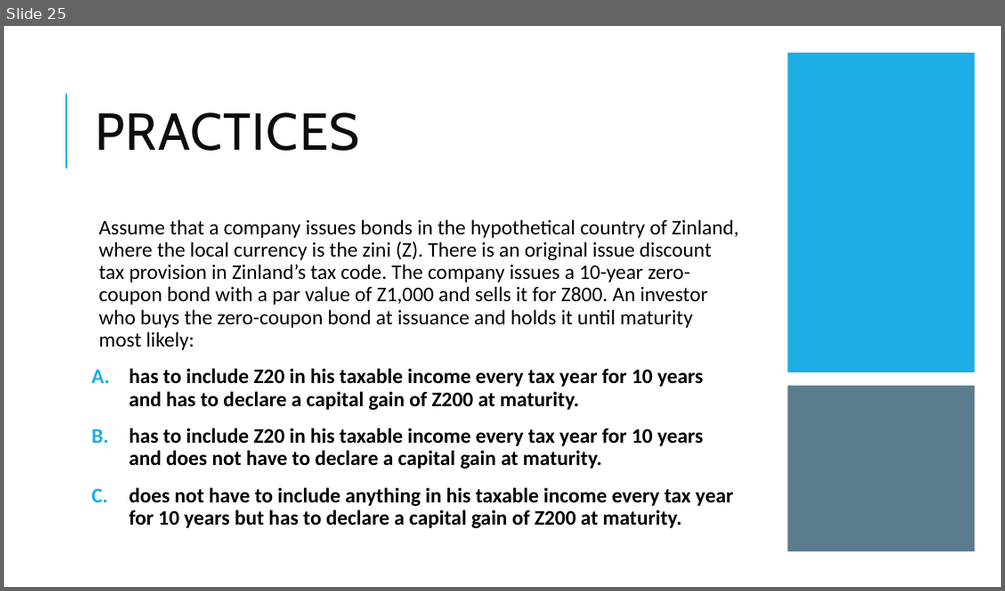
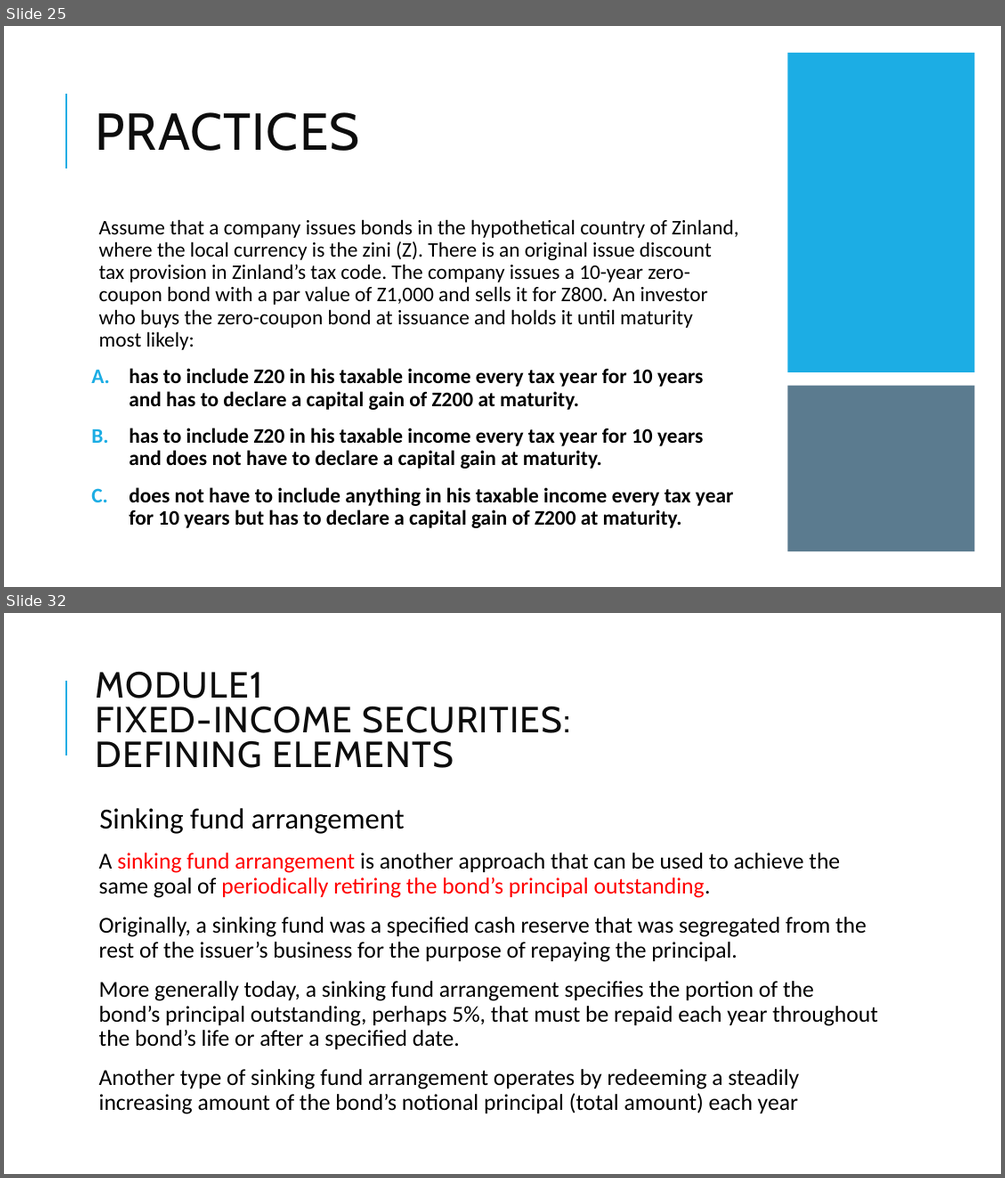
Before and after one commit to Isco0530/data, a slide deck: Fixed Income.pptx. Shown one above the other, each under a label of ours: slide 25 before the commit, slides 25 and 32 after it; the slides between them are not shown. The pictures are 1005x591 and 1005x1178 pixels, drawn with LibreOffice and Linux fonts; fonts in the diff are those of the drawing. Boxes give left, top, right and bottom in pixels: in the first picture for what was removed or moved away, otherwise in the second. Text is boxed around its words. In the diff, an @@ line names an element or a change of style, - is before the commit and + after.

```diff
--- a/Fixed Income.pptx
+++ b/Fixed Income.pptx
@@ slide 32 added at box(4, 613, 1001, 1174), background #FFFFFF; not listed: 1 template element that a slide beside it also shows @@
@@ title added at box(95, 672, 571, 768), 35 pt, text #0D0D0D @@
+MODULE1
+FIXED-INCOME SECURITIES:
+DEFINING ELEMENTS
@@ text added at box(99, 808, 878, 1114), 22 pt, text #000000 @@
+  Sinking fund arrangement
+  A sinking fund arrangement is another approach that can be used to achieve the same goal of periodically retiring the bond’s principal outstanding.
+  Originally, a sinking fund was a specified cash reserve that was segregated from the rest of the issuer’s business for the purpose of repaying the principal.
+  More generally today, a sinking fund arrangement specifies the portion of the bond’s principal outstanding, perhaps 5%, that must be repaid each year throughout the bond’s life or after a specified date.
+  Another type of sinking fund arrangement operates by redeeming a steadily increasing amount of the bond’s notional principal (total amount) each year
```
Also in this commit, not shown: 8 other slides added.
